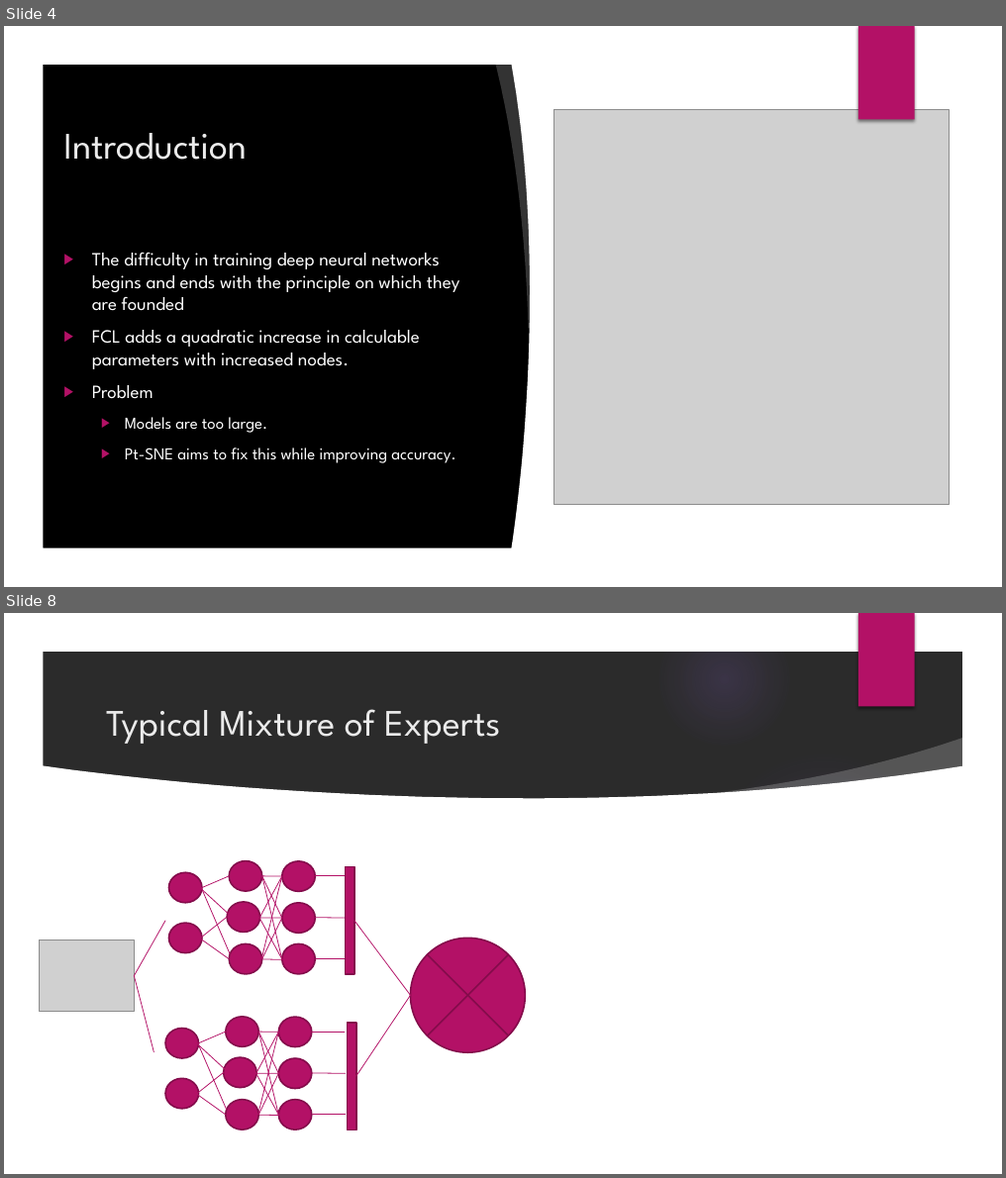
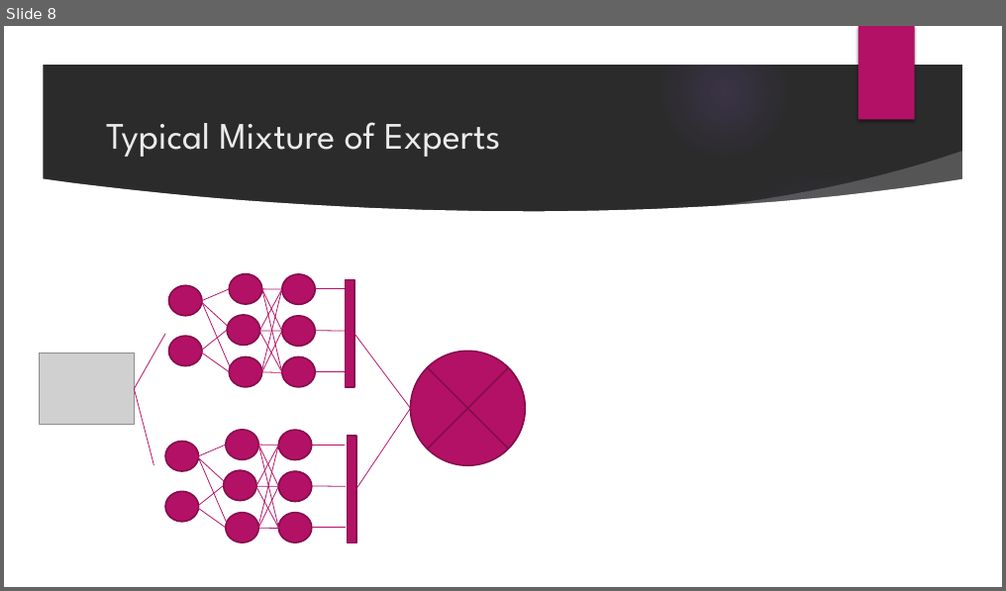
Before and after one commit to realdanielbyrne/tsneGatedMoE, a slide deck: PT-SNE Gated Mixture of Sparse Experts (PT-MoE).pptx. Shown one above the other, each under a label of ours: slides 4 and 8 before the commit, slide 8 after it; the slides between them are not shown. The pictures are 1006x1178 and 1006x591 pixels, drawn with LibreOffice and Linux fonts; fonts in the diff are those of the drawing; grey boxes stand for pictures; background and template pictures are left out; a plain dark background stands for a picture behind light text. Boxes give left, top, right and bottom in pixels: in the first picture for what was removed or moved away, otherwise in the second. Text is boxed around its words. In the diff, an @@ line names an element or a change of style, - is before the commit and + after.

```diff
--- a/PT-SNE Gated Mixture of Sparse Experts (PT-MoE).pptx
+++ b/PT-SNE Gated Mixture of Sparse Experts (PT-MoE).pptx
@@ slide 4 removed at <box>4,26,1002,587</box>, background picture (left out); not listed: 4 template elements that a slide beside it also shows @@
@@ freeform shape removed at <box>4,26,1002,587</box> @@
@@ freeform shape removed at <box>4,26,1002,587</box> @@
@@ rectangle removed at <box>858,26,915,120</box> @@
@@ freeform shape removed at <box>495,58,552,330</box> @@
@@ freeform shape removed at <box>511,59,967,555</box> @@
@@ picture removed at <box>553,110,948,505</box> @@
@@ title removed at <box>63,133,247,160</box> @@
-Introduction
@@ freeform shape removed at <box>698,151,971,232</box> @@
@@ freeform shape removed at <box>42,178,964,550</box> @@
@@ text removed at <box>92,252,459,464</box> @@
-▶ The difficulty in training deep neural networks begins and ends with the principle on which they are founded
-▶ FCL adds a quadratic increase in calculable parameters with increased nodes.
-▶ Problem
-  ▶ Models are too large.
-  ▶ Pt-SNE aims to fix this while improving accuracy.
```
Also in this commit, not shown: 7 slides changed, 2 slides added, 2 other slides removed, 38 other files.
